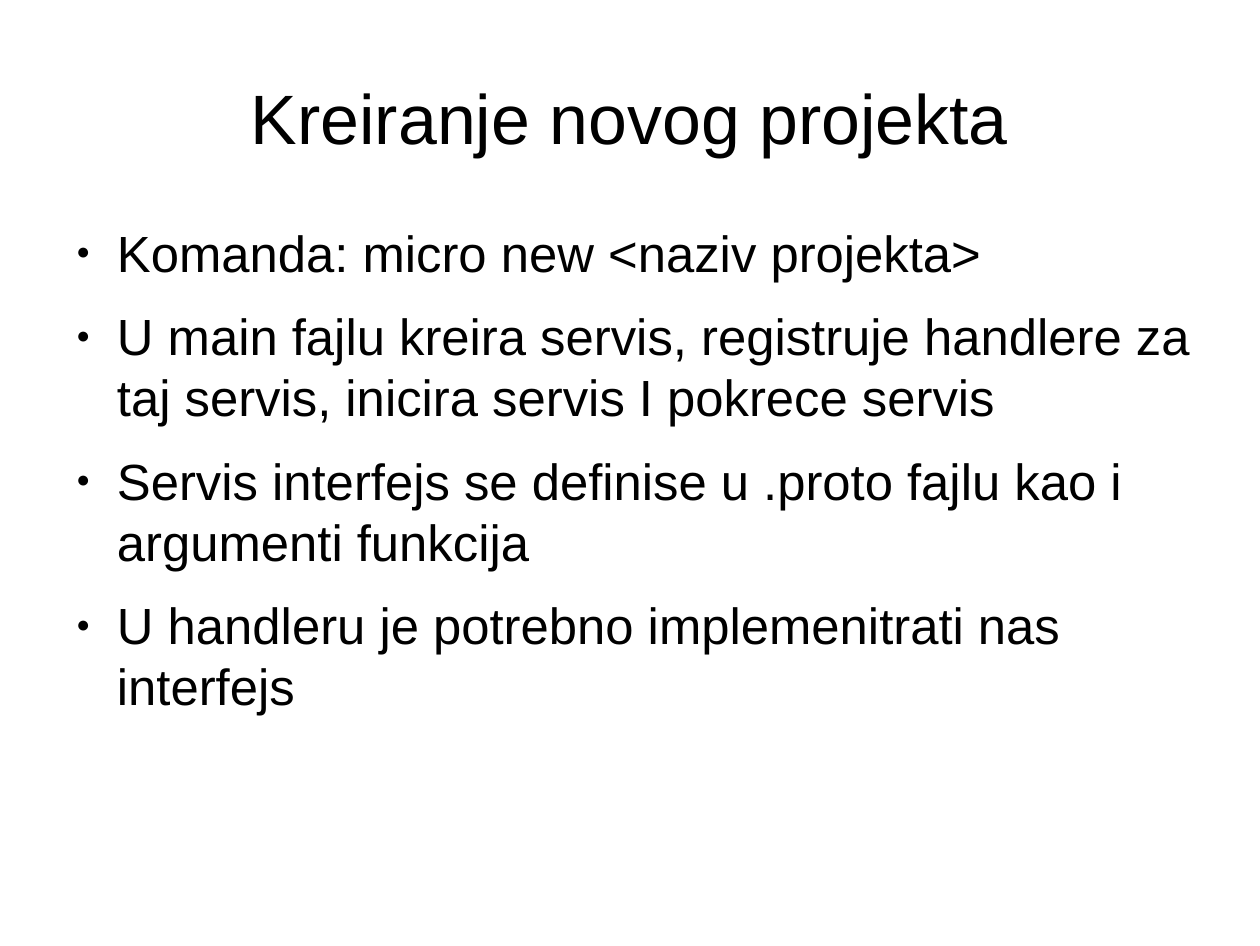
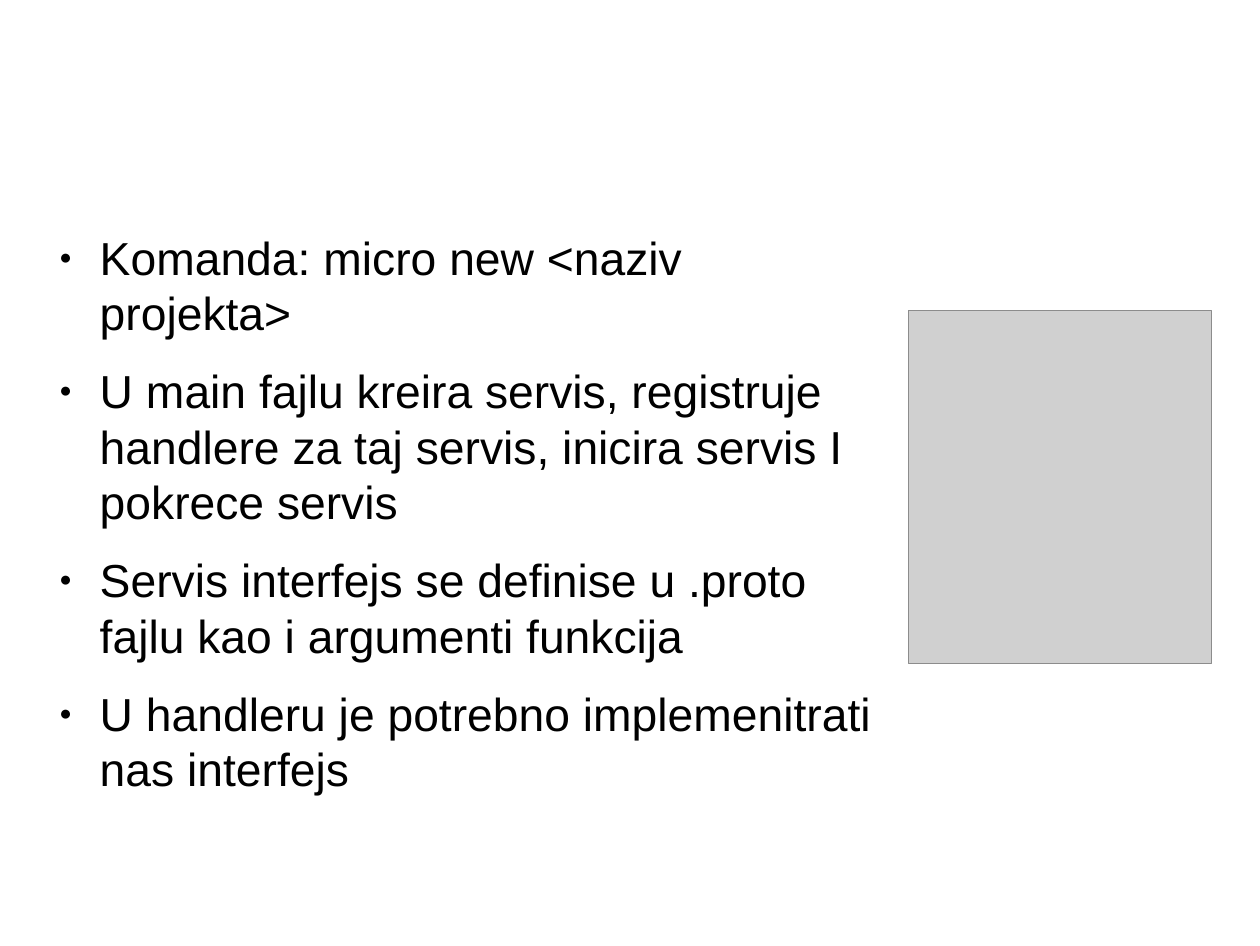
Before and after one commit to CommName/Go-micro-DemoApp, a slide deck: slide 12 of GoMicroUvod.pptx. Drawn at 1260x946 pixels with LibreOffice and Linux fonts; fonts in the diff are those of the drawing; grey boxes stand for pictures; background and template pictures are left out. Boxes give left, top, right and bottom in pixels: in the first picture for what was removed or moved away, otherwise in the second. Text is boxed around its words. In the diff, an @@ line names an element or a change of style, - is before the commit and + after.

Commit message:
Hello world micro service

```diff
--- a/GoMicroUvod.pptx
+++ b/GoMicroUvod.pptx
@@ text "Kreiranje novog projekta": place and size @@
-text "Kreiranje novog projekta" at (251,93,1007,157)
+text "Kreiranje novog projekta" at (100,296,291,340)
@@ text "Kreiranje novog projekta" at (100,296,291,340): text colour #000000 to #FFFFFF, italic on @@
@@ text "Komanda: micro new <naziv projekta>": place and size @@
-text "Komanda: micro new <naziv projekta>" at (117,235,1190,716)
+text "Komanda: micro new <naziv projekta>" at (100,241,871,796)
@@ text "Komanda: micro new <naziv projekta>" at (100,241,871,796): size 32 to 29.1 pt @@
@@ picture added at (908,311,1212,663) @@
```
Also in this commit, not shown: 2 other slides changed, 3 slides added, 3 other files.
